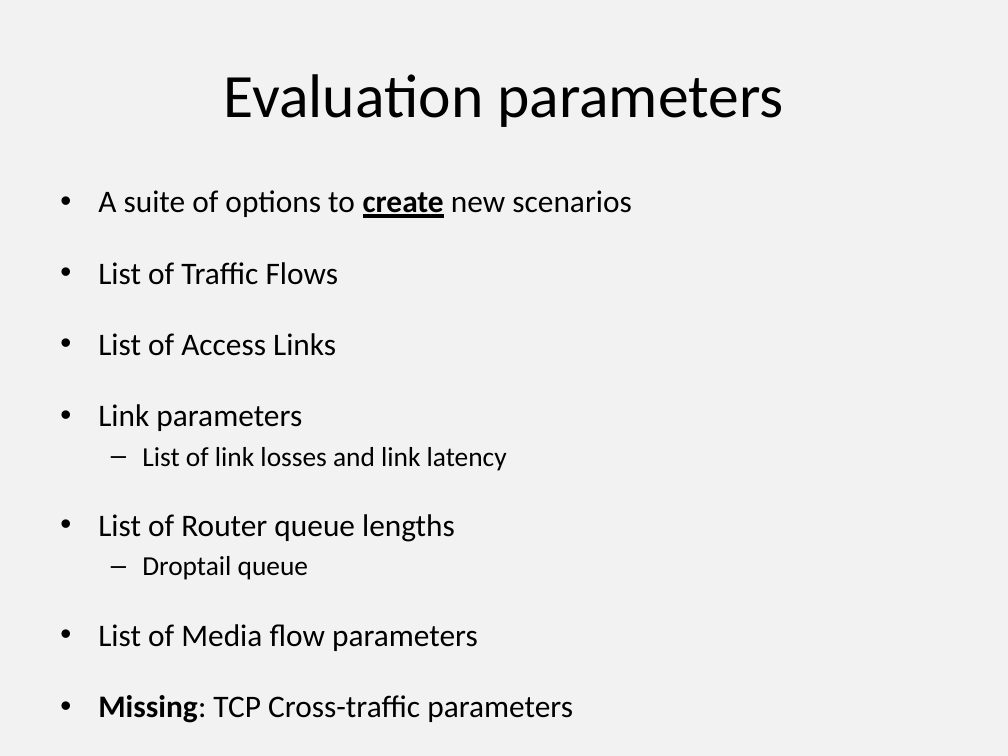
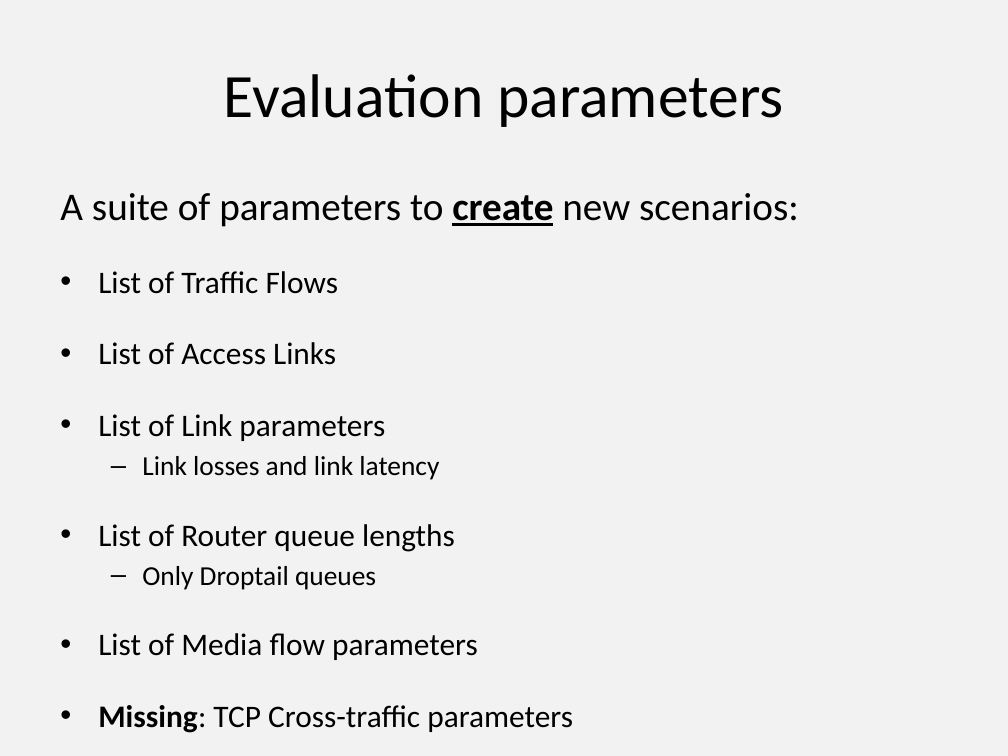
Before and after one commit to protocols-comnet/rmcat-eval-criteria, a slide deck: slide 5 of ppt-ietf87-rmcat-cc-eval-00.pptx. Drawn at 1008x756 pixels with LibreOffice and Linux fonts; fonts in the diff are those of the drawing. Boxes give left, top, right and bottom in pixels: in the first picture for what was removed or moved away, otherwise in the second. Text is boxed around its words. In the diff, an @@ line names an element or a change of style, - is before the commit and + after.

```diff
--- a/ppt-ietf87-rmcat-cc-eval-00.pptx
+++ b/ppt-ietf87-rmcat-cc-eval-00.pptx
@@ text at [60,193,799,227]: text changed; size 22.4 to 28 pt @@
-• A suite of options to create new scenarios
+A suite of parameters to create new scenarios:
@@ text at [98,414,439,480]: text changed @@
-• Link parameters
-  – List of link losses and link latency
+• List of Link parameters
+  – Link losses and link latency
@@ text at [142,566,376,590]: text changed @@
-  – Droptail queue
+  – Only Droptail queues
```
Also in this commit, not shown: 5 other slides changed, 1 slide added, 1 other file.
